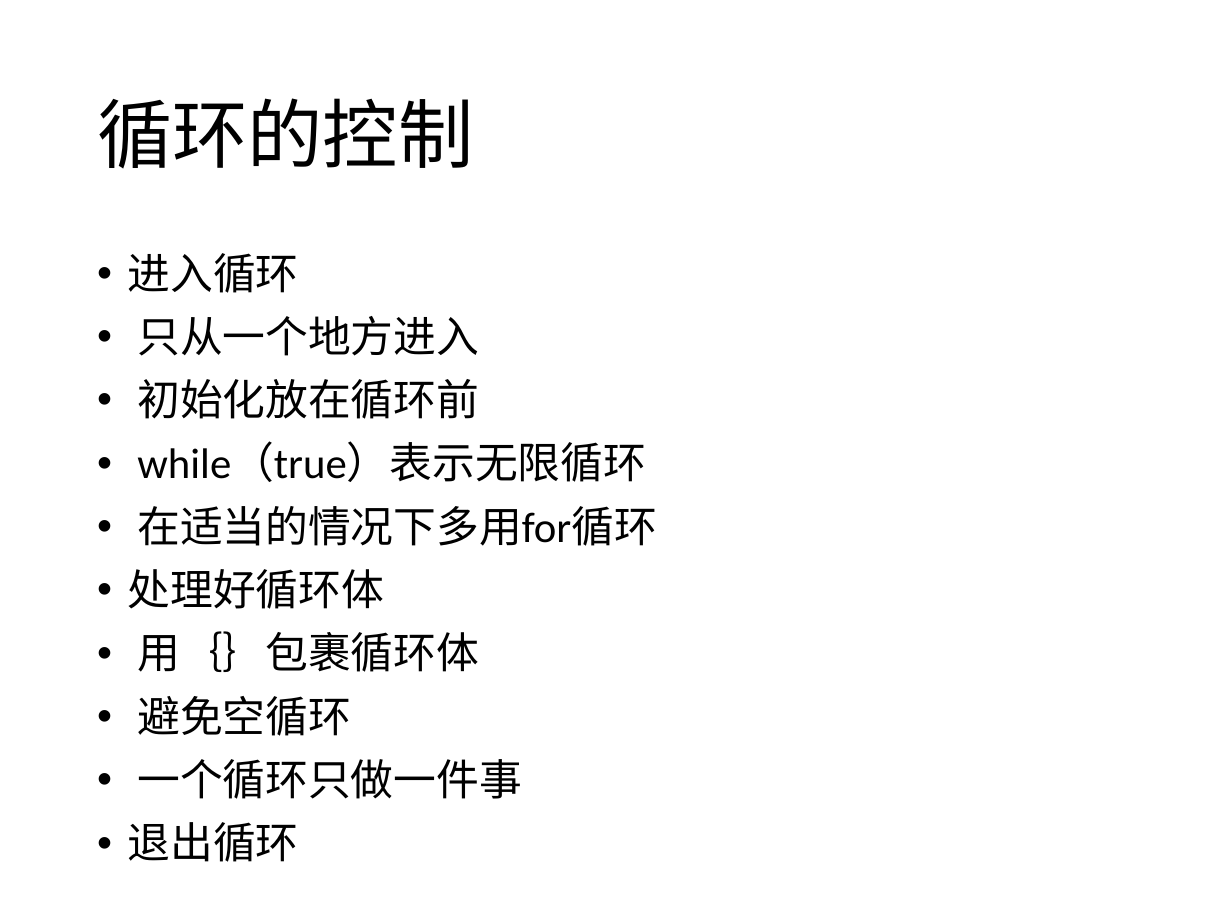
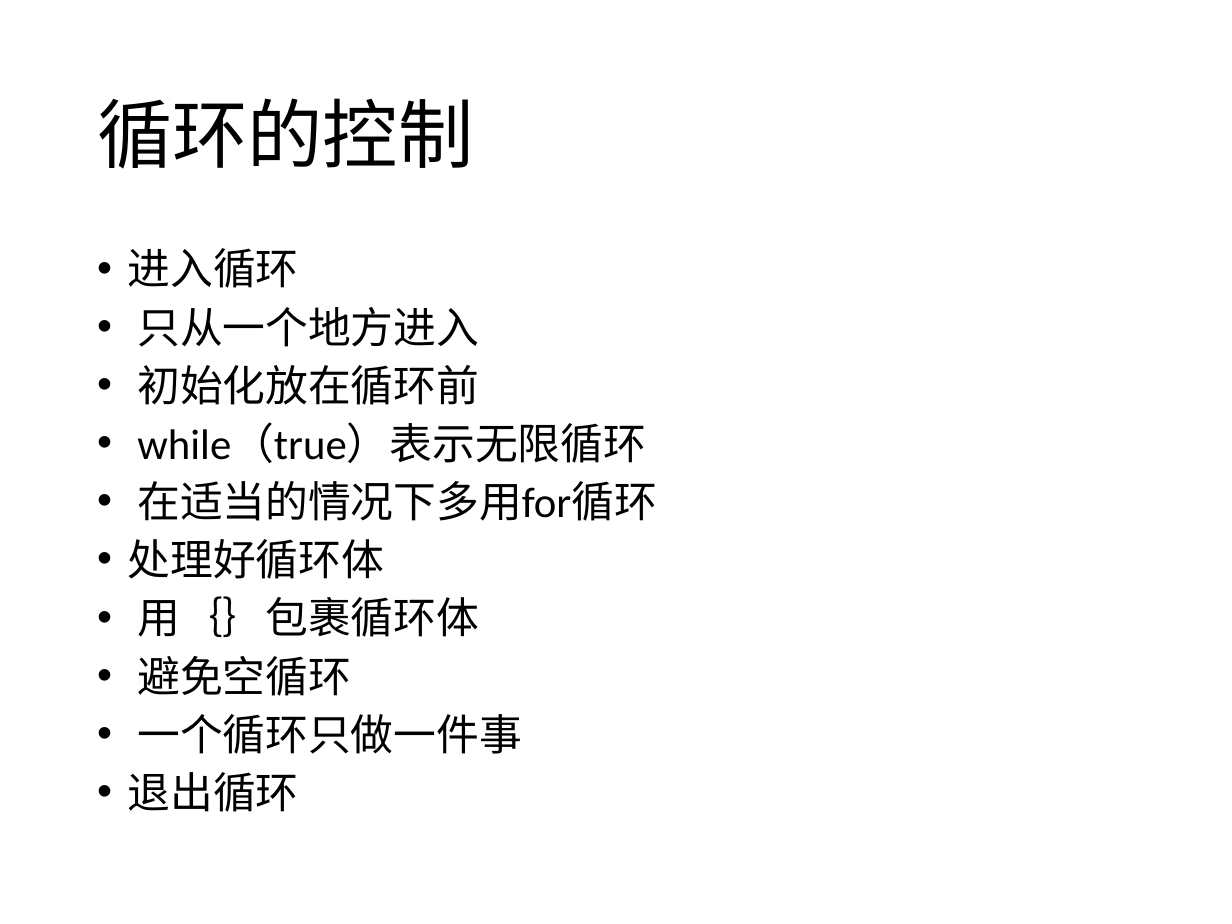
Before and after one commit to zhinan18/test, a slide deck: slide 6 of flash1.pptx. Drawn at 1232x924 pixels with LibreOffice and Linux fonts; fonts in the diff are those of the drawing. Boxes give left, top, right and bottom in pixels: in the first picture for what was removed or moved away, otherwise in the second. Text is boxed around its words. In the diff, an @@ line names an element or a change of style, - is before the commit and + after.

```diff
--- a/flash1.pptx
+++ b/flash1.pptx
@@ text "进入循环" at [128,248,656,812]: line spacing 0.9 to 0.8 @@
```
Also in this commit, not shown: 2 other slides changed, 4 slides added, 2 other files.
